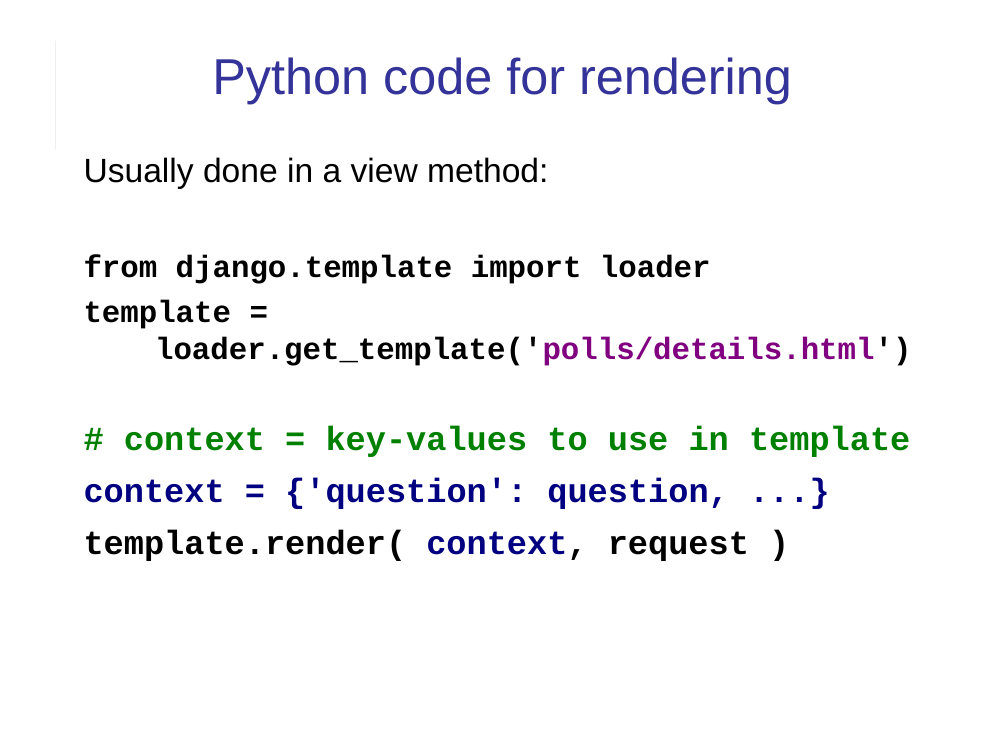
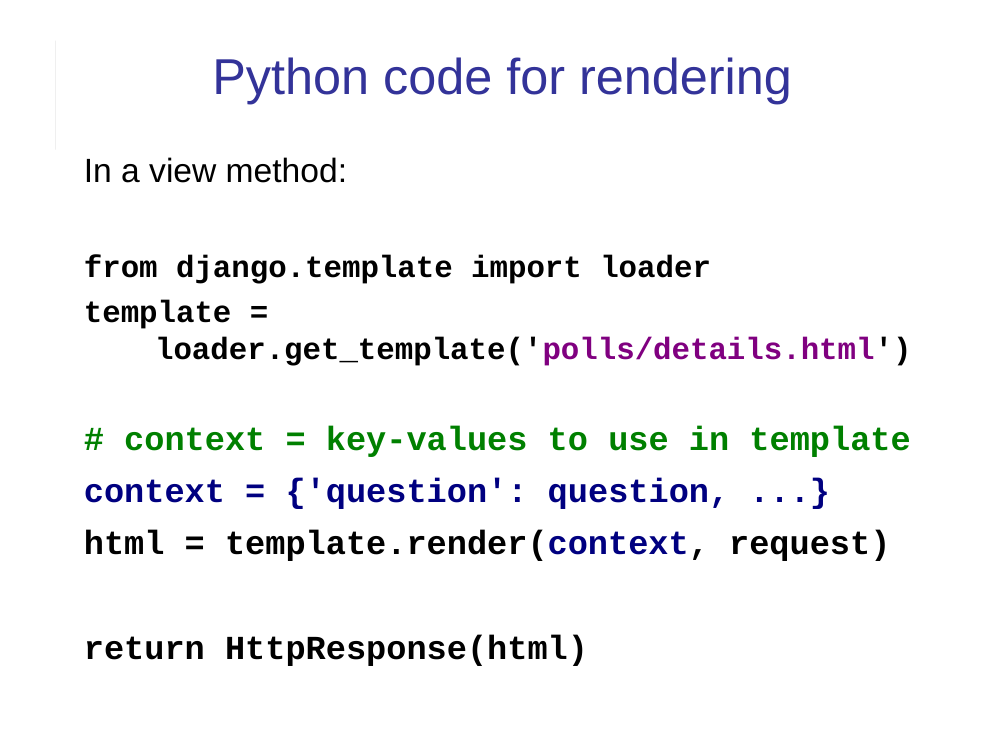
Before and after one commit to cpske/ISP, a slide deck: slide 9 of django/Django-review-1.ppt (slide 11 before the commit). Drawn at 1008x756 pixels with LibreOffice and Linux fonts; fonts in the diff are those of the drawing. Boxes give left, top, right and bottom in pixels: in the first picture for what was removed or moved away, otherwise in the second. Text is boxed around its words. In the diff, an @@ line names an element or a change of style, - is before the commit and + after.

```diff
--- a/django/Django-review-1.ppt
+++ b/django/Django-review-1.ppt
@@ text at [84,157,347,183]: text changed @@
-Usually done in a view method:
+In a view method:
@@ text at [84,530,890,666]: text changed @@
-template.render( context, request )
+html = template.render(context, request)
+return HttpResponse(html)
```
Also in this commit, not shown: 17 other slides changed, 6 slides added, 2 slides removed, 4 other files.
